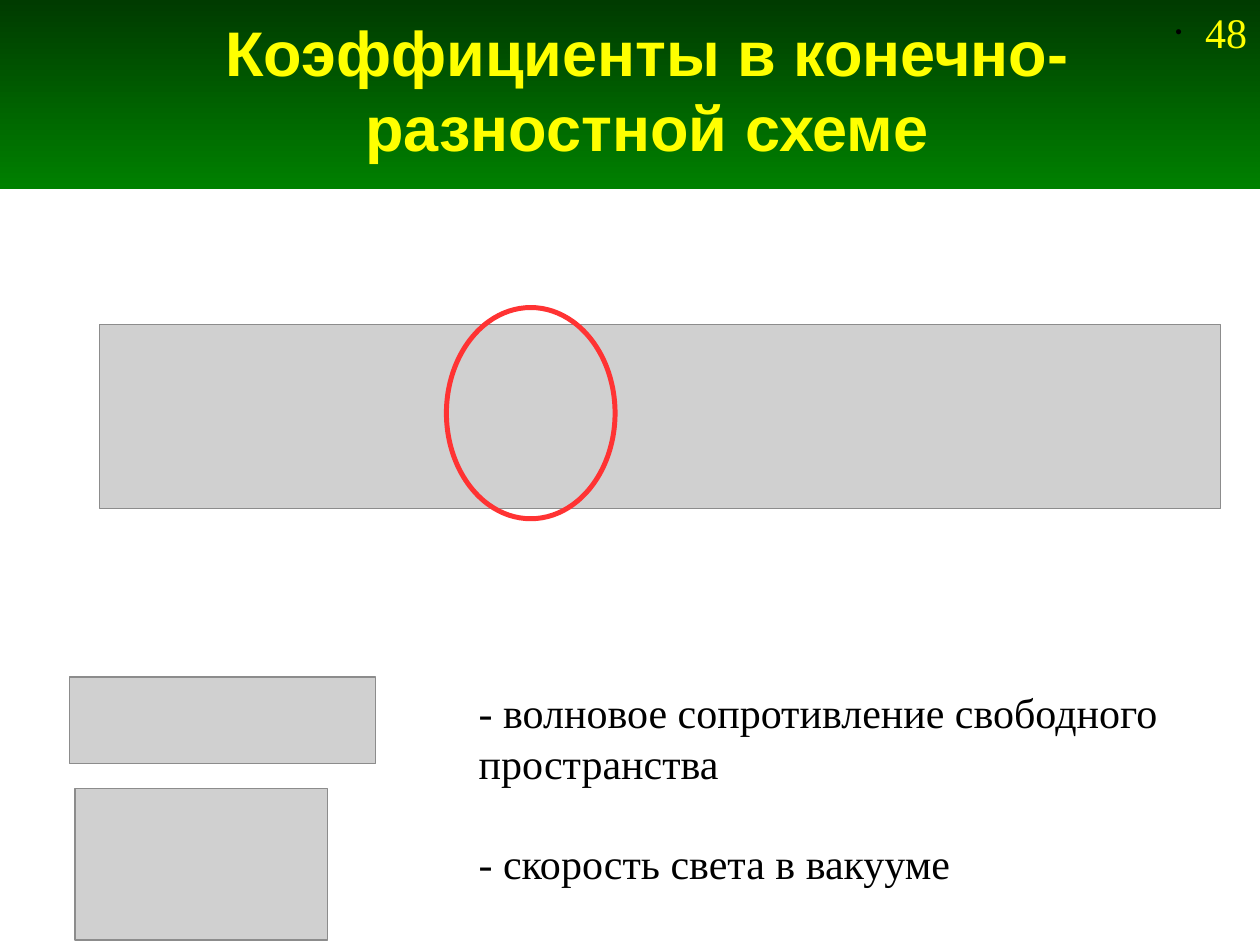
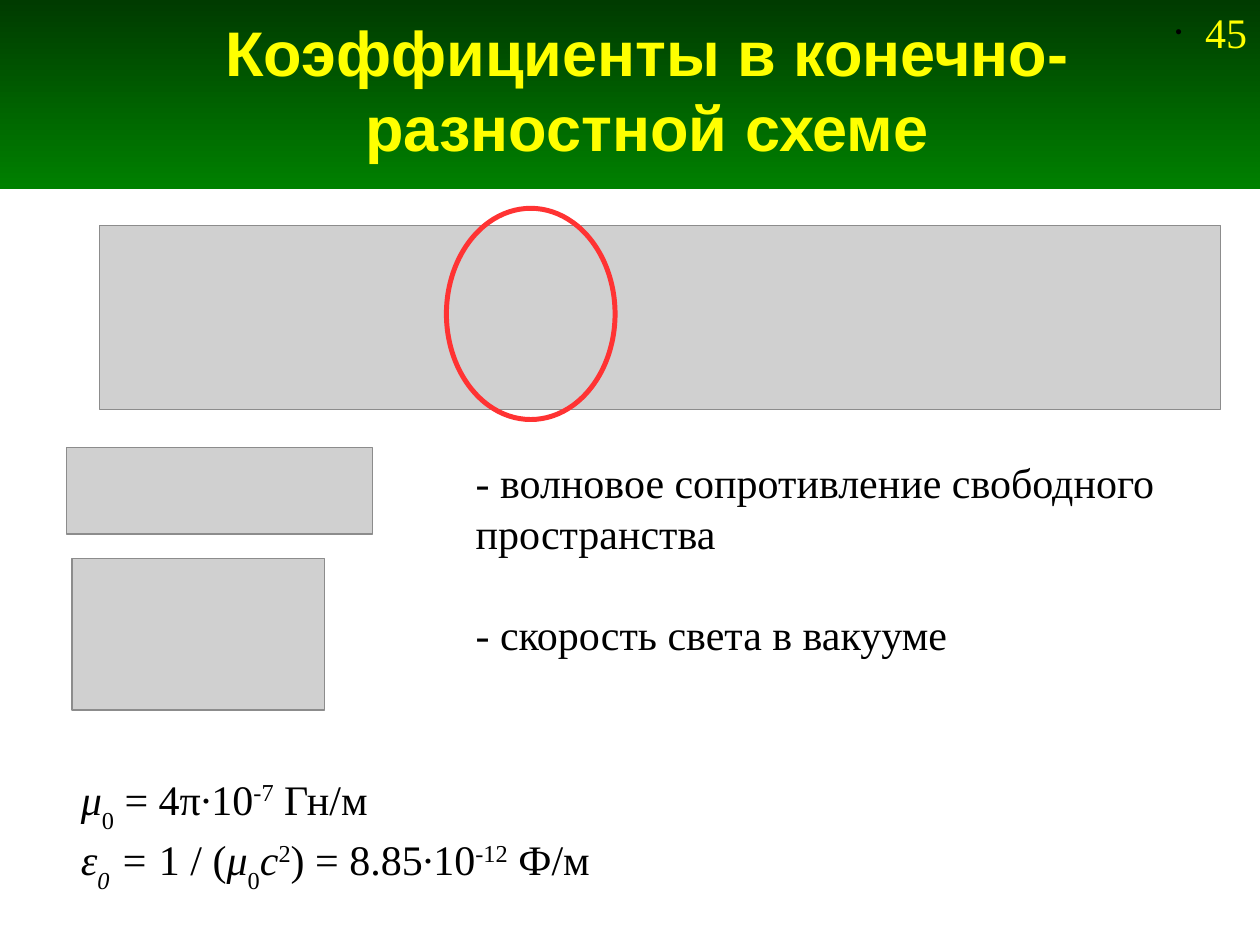
Before and after one commit to andris0147sv/modelling, a slide deck: slide 45 of presentations/2. FDTD.odp (slide 48 before the commit). Drawn at 1260x945 pixels with LibreOffice and Linux fonts; fonts in the diff are those of the drawing; grey boxes stand for pictures. Boxes give left, top, right and bottom in pixels: in the first picture for what was removed or moved away, otherwise in the second. Text is boxed around its words. In the diff, an @@ line names an element or a change of style, - is before the commit and + after.

```diff
--- a/presentations/2. FDTD.odp
+++ b/presentations/2. FDTD.odp
@@ page number at (1205, 20, 1247, 49): text changed @@
-• 48
+• 45
@@ ellipse: place and size @@
-ellipse at (446, 307, 615, 519)
+ellipse at (446, 208, 615, 420)
@@ picture: place and size @@
-picture at (100, 325, 1221, 509)
+picture at (100, 226, 1221, 410)
@@ picture: place and size @@
-picture at (74, 789, 326, 940)
+picture at (67, 447, 373, 534)
@@ text "- волновое сопротивление свободного": place and size @@
-text "- волновое сопротивление свободного" at (479, 698, 1157, 788)
+text "- волновое сопротивление свободного" at (476, 468, 1154, 558)
@@ picture: place and size @@
-picture at (69, 677, 375, 764)
+picture at (72, 558, 324, 709)
@@ text "- скорость света в вакууме": place and size @@
-text "- скорость света в вакууме" at (503, 859, 950, 888)
+text "- скорость света в вакууме" at (500, 630, 947, 659)
@@ text added at (159, 785, 589, 876), 24 pt, text #000000 @@
+μ0 = 4π∙10-7 Гн/м
+ε0 = 1 / (μ0c2) = 8.85∙10-12 Ф/м
```
Also in this commit, not shown: 3 other slides changed, 1 slide added, 3 slides removed, 1 other file.
